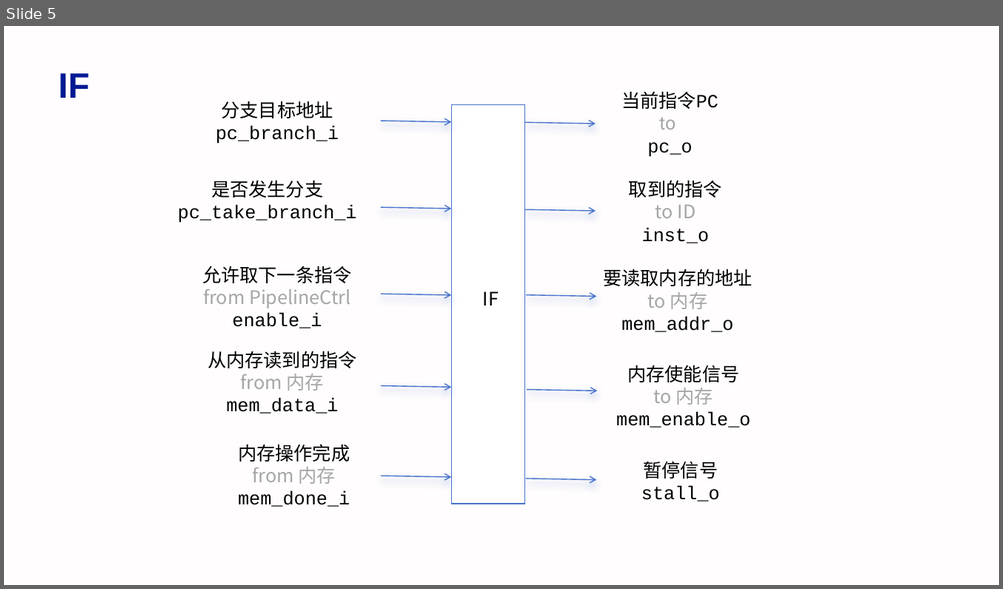
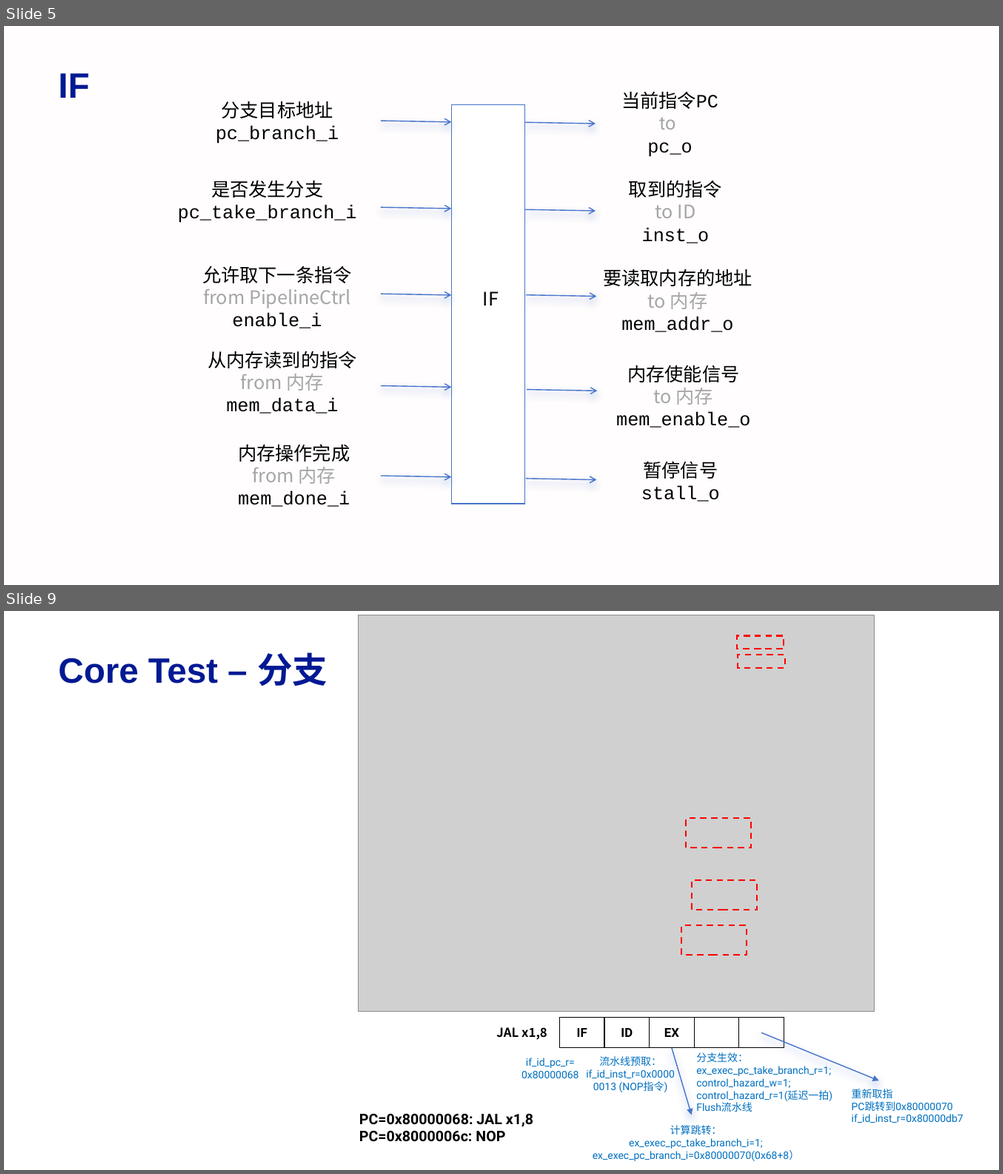
Before and after one commit to ningantrq/trq_minisys_rv, a slide deck: figure/trq_minisys_fig.pptx. Shown one above the other, each under a label of ours: slide 5 before the commit, slides 5 and 9 after it; the slides between them are not shown. The pictures are 1003x589 and 1003x1174 pixels, drawn with LibreOffice and Linux fonts; fonts in the diff are those of the drawing; grey boxes stand for pictures. Boxes give left, top, right and bottom in pixels: in the first picture for what was removed or moved away, otherwise in the second. Text is boxed around its words. In the diff, an @@ line names an element or a change of style, - is before the commit and + after.

Commit message:
test: add the test details of core and uart

```diff
--- a/figure/trq_minisys_fig.pptx
+++ b/figure/trq_minisys_fig.pptx
@@ slide 9 added at <box>4,611,999,1170</box>, background #FFFFFF @@
@@ picture added at <box>358,615,875,1012</box> @@
@@ text added at <box>58,652,327,686</box>, 34 pt, text #011993, bold @@
+Core Test – 分支
@@ rectangle added at <box>737,635,784,649</box>, outline #FF0000 1.5 pt dashed @@
@@ rectangle added at <box>738,654,785,668</box>, outline #FF0000 1.5 pt dashed @@
@@ rectangle added at <box>686,818,751,849</box>, outline #FF0000 1.5 pt dashed @@
@@ rectangle added at <box>691,880,756,910</box>, outline #FF0000 1.5 pt dashed @@
@@ rectangle added at <box>681,925,746,956</box>, outline #FF0000 1.5 pt dashed @@
@@ text added at <box>496,1028,547,1040</box>, 12 pt, text #000000, bold @@
+JAL x1,8
@@ table added at <box>560,1017,784,1048</box>, 1 rows, 5 columns @@
+IF | ID | EX |  | 
@@ arrow added from (671, 1048) to (691, 1116), #4874CB 1 pt @@
@@ text added at <box>696,1053,832,1112</box>, 10 pt, text #0070C0 @@
+分支生效：
+ex_exec_pc_take_branch_r=1;
+control_hazard_w=1;
+control_hazard_r=1(延迟一拍)
+Flush流水线
@@ arrow added from (761, 1034) to (879, 1081), #4874CB 1 pt @@
@@ text added at <box>521,1058,578,1079</box>, 10 pt, text #0070C0 @@
+if_id_pc_r=
+0x80000068
@@ text added at <box>586,1056,674,1093</box>, 10 pt, text #0070C0 @@
+流水线预取：
+if_id_inst_r=0x00000013 (NOP指令)
@@ text added at <box>851,1089,963,1123</box>, 10 pt, text #0070C0 @@
+重新取指
+PC跳转到0x80000070
+if_id_inst_r=0x80000db7
@@ text added at <box>359,1114,533,1142</box>, 14 pt, text #000000, bold @@
+PC=0x80000068: JAL x1,8
+PC=0x8000006c: NOP
@@ text added at <box>592,1125,799,1162</box>, 10 pt, text #0070C0 @@
+计算跳转：
+ex_exec_pc_take_branch_i=1;
+ex_exec_pc_branch_i=0x80000070(0x68+8）
```
Also in this commit, not shown: 5 other slides added, 10 other files.
